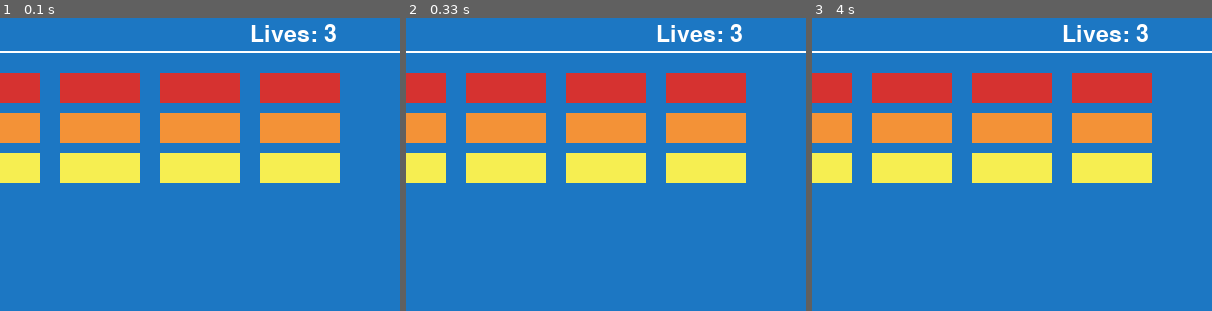
Above: before the commit, frames 1-3 (left to right).
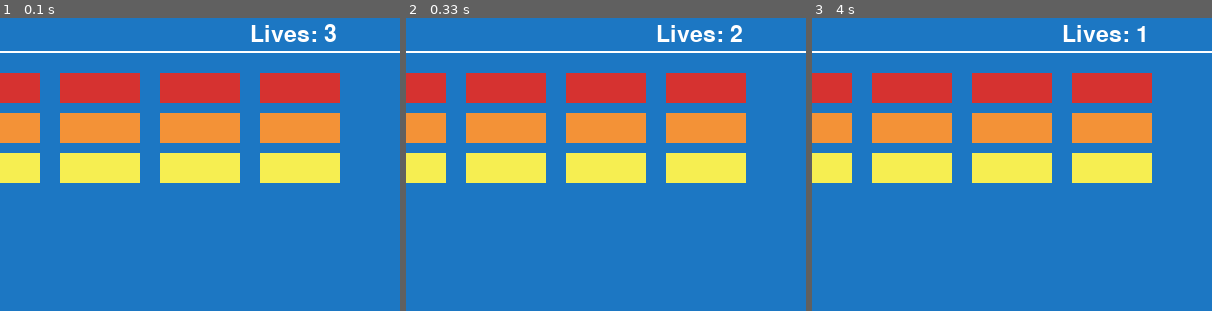
Above: after the commit, the same moments.

Repository: connordelacruz/pygame-breakout
Game: pygame game, started from main.py
Same seed, same stepped clock (60 frames per second), same inputs: the game is played once before the commit and once after it.
Inputs:
- Up to frame 1 (0.1 s): no input
- Up to frame 2 (0.33 s): no input
- Up to frame 3 (4 s): hold Right 0.33-0.8 s; hold Right 0.83-1.3 s; hold Left 1.33-1.87 s; hold Left 1.9-2.3 s; hold Right 2.33-2.97 s; hold Left 3-3.47 s; hold Right 3.5-3.97 s
The pictures show only the part of the screen within x 50-100%, y 0-50%; the shares and areas given below are measured in that part.

Frame 1 is identical in both runs. In frame 2, 0.1% of the frame differs, in the area x 81-84%, y 2-9%; in frame 3, 0.1%.

Commit message:
Move score mgmt to object and handle lives and game over

Diff:
--- a/ball.py
+++ b/ball.py
@@ -46,6 +46,7 @@
             self.max_y = max_y
 
     def update(self):
+        """Returns True if we hit the bottom"""
         self.rect.x += self.velocity[0]
         self.rect.y += self.velocity[1]
         # Bounce off the walls
@@ -53,6 +54,7 @@
             self.velocity[0] *= -1
         if self.rect.y >= self.max_y or self.rect.y <= self.min_y:
             self.velocity[1] *= -1
+        return self.rect.y >= self.max_y
 
     def bounce(self):
         # Back it up TODO: necessary?
--- a/main.py
+++ b/main.py
@@ -5,6 +5,7 @@
 from paddle import Paddle
 from ball import Ball
 from brick import Brick
+from score_manager import ScoreManager
 
 
 # TODO group sections by component (UI, paddle, ball, etc)
@@ -40,11 +41,11 @@
 
 # GLOBALS ======================================================================
 # Game Stats -------------------------------------------------------------------
-score = 0
-lives = 3
+score_manager = ScoreManager(3)
 
 # UI ---------------------------------------------------------------------------
 ui_font = pygame.font.Font(None, 34)
+game_over_font = pygame.font.Font(None, 74)
 
 # Sprites ----------------------------------------------------------------------
 # Global sprites list
@@ -102,21 +103,28 @@
 
     # Input Handlers -----------------------------------------------------------
     keys = pygame.key.get_pressed()
+    # Quit on ESC
+    if keys[pygame.K_ESCAPE]:
+        running = False
+    # Paddle controls
     if keys[pygame.K_LEFT]:
         paddle.move_left(PADDLE_SPEED)
     if keys[pygame.K_RIGHT]:
         paddle.move_right(PADDLE_SPEED)
 
     # Game Logic ---------------------------------------------------------------
-    sprites.update()
-    # TODO handle lives
+    # Update ball position, determine if ball hit bottom
+    lose_life = ball.update()
+    if lose_life:
+        score_manager.lose_life()
+        # TODO: move ball to starting position after pause
     # Paddle/ball collision
     if pygame.sprite.collide_mask(ball, paddle):
         ball.bounce()
     # Brick/ball collision
     for brick in pygame.sprite.spritecollide(ball, bricks, False):
         ball.bounce()
-        score += 1
+        score_manager.add_points()
         brick.kill()
     # TODO: if len(bricks) == 0, end game
 
@@ -124,9 +132,10 @@
     # Background
     screen.fill(C_BG)
     # UI border and text
+    # TODO move to sprite class?
     pygame.draw.line(screen, C_UI, [0, UI_LINE_Y], [WINDOW_WIDTH, UI_LINE_Y], 2)
-    score_text = ui_font.render(f'Score: {score}', 1, C_UI)
-    lives_text = ui_font.render(f'Lives: {lives}', 1, C_UI)
+    score_text = ui_font.render(f'Score: {score_manager.score}', 1, C_UI)
+    lives_text = ui_font.render(f'Lives: {score_manager.lives}', 1, C_UI)
     screen.blit(score_text, POS_SCORE)
     screen.blit(lives_text, POS_LIVES)
     # Draw sprites
@@ -134,6 +143,17 @@
     # Render screen
     pygame.display.flip()
 
+    # Handle game over
+    if score_manager.lives <= 0:
+        # Show game over then exit
+        game_over_text = game_over_font.render('GAME OVER', 1, C_UI)
+        # TODO positioning?
+        screen.blit(game_over_text, (250, 300))
+        pygame.display.flip()
+        pygame.time.wait(3000)
+        # TODO: reset game instead
+        running = False
+
     # Ticks --------------------------------------------------------------------
     clock.tick(FPS)
 
--- /dev/null
+++ b/score_manager.py
@@ -0,0 +1,14 @@
+
+class ScoreManager:
+    """Object to keep track of score and lives."""
+
+    def __init__(self, starting_lives):
+        self.score = 0
+        self.lives = starting_lives
+
+    def add_points(self, points=1):
+        self.score += points
+
+    def lose_life(self):
+        self.lives -= 1
+        # TODO: handle game over?
